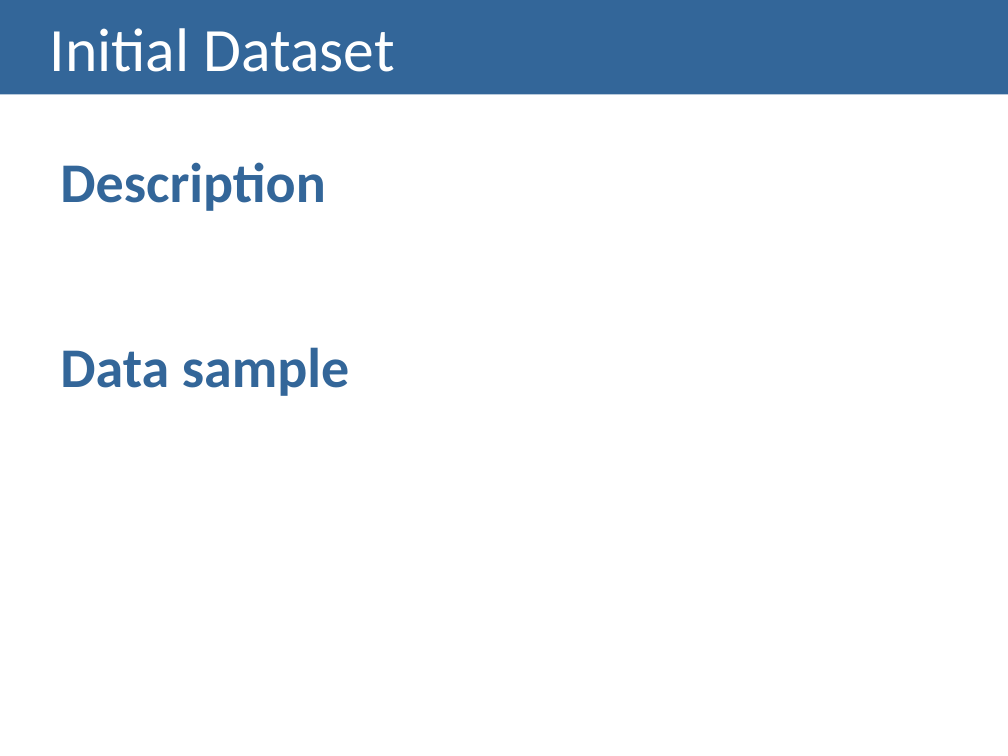
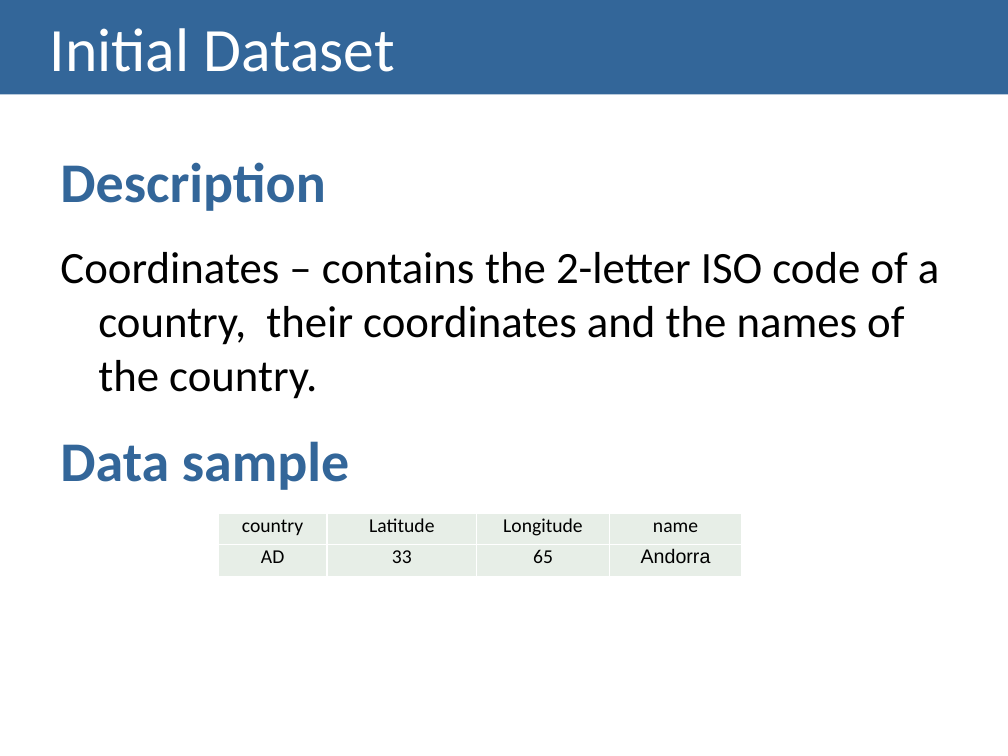
Before and after one commit to carboned4/V_I_2015_1, a slide deck: slide 6 of checkpoint2/G01A - Checkpoint2 Presentation.pptx. Drawn at 1008x756 pixels with LibreOffice and Linux fonts; fonts in the diff are those of the drawing. Boxes give left, top, right and bottom in pixels: in the first picture for what was removed or moved away, otherwise in the second. Text is boxed around its words. In the diff, an @@ line names an element or a change of style, - is before the commit and + after.

```diff
--- a/checkpoint2/G01A - Checkpoint2 Presentation.pptx
+++ b/checkpoint2/G01A - Checkpoint2 Presentation.pptx
@@ text at box(60, 252, 939, 399): paragraph added @@
+  Coordinates – contains the 2-letter ISO code of a country, their coordinates and the names of the country.
@@ table added at box(219, 513, 744, 577), 2 rows, 4 columns @@
+country | Latitude | Longitude | name
+AD | 33 | 65 | Andorra
```
Also in this commit, not shown: 4 other slides changed, 2 slides added, 1 other file.
